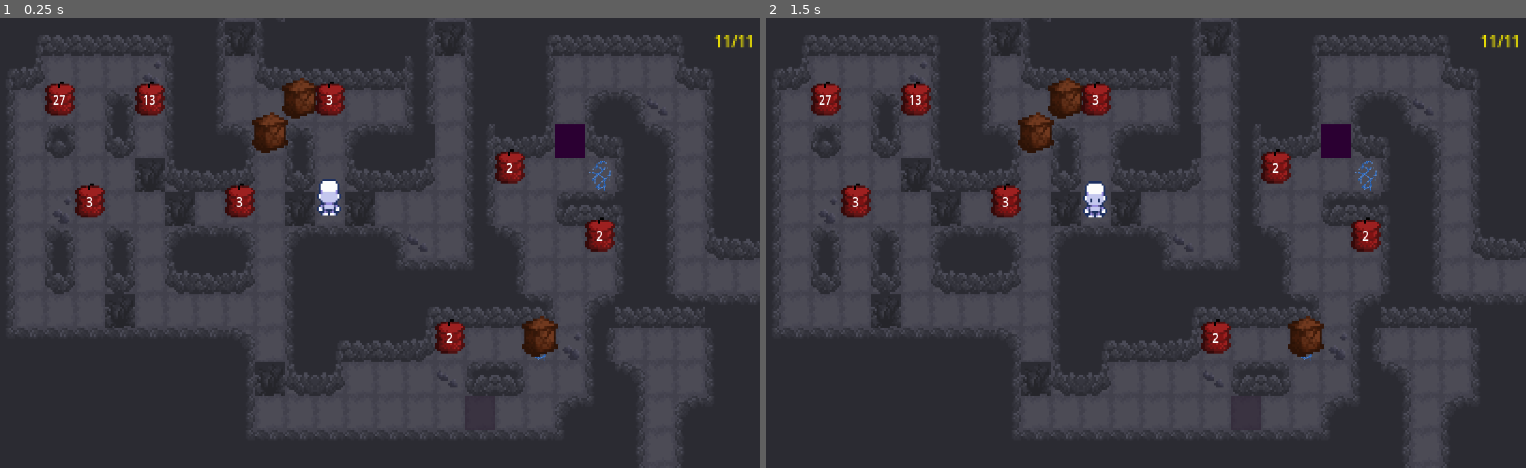
Above: before the commit, frames 1-2 (left to right).
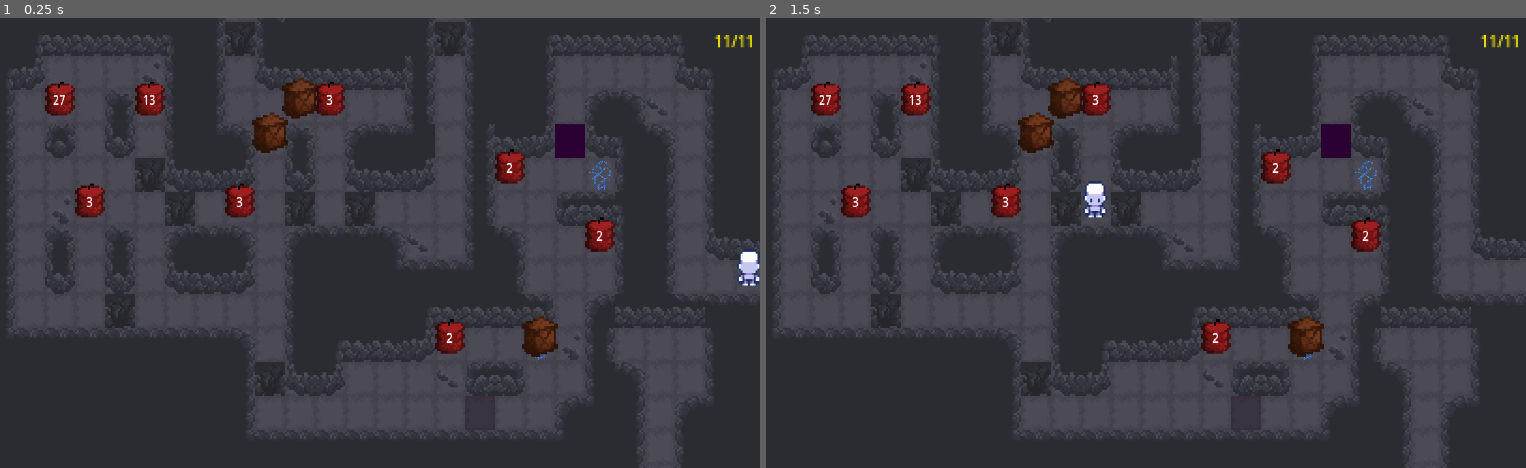
Above: after the commit, the same moments.

Repository: Talisman-J/ExplodingBoxPuzzleGame
Game: Godot game, scene res://scenes/game.tscn
Two runs of this game, one before a commit and one after it. Both use one fixed random seed, a clock stepped at 60 frames per second and the inputs below.
Inputs:
- Up to frame 1 (0.25 s): no input
- Up to frame 2 (1.5 s): tap Enter at 0.5 s; hold D (right) 0.53-1.28 s; hold U (RunCustomSolution) 0.53-1.28 s; tap R (ResetLevel) at 1.25 s; hold S (down) from 1.28 s (still down); tap Z (undo) at 1.35 s

The runs differ from the first frame. In frame 1, 0.4% of the frame differs, in the area x 41-100%, y 35-60%; in frame 2, nothing differs.

Commit message:
Step before attempting to redo how exploding boxes work. Revert to here if messed up beyond repair.

Diff:
--- a/scenes/game.tscn
+++ b/scenes/game.tscn
@@ -232,14 +232,14 @@
 vertical_alignment = 1
 
 [node name="Player" parent="." instance=ExtResource("2_lnu2h")]
-position = Vector2(0, -1)
+position = Vector2(224, 32)
 
 [node name="TileMapLayerWalls" type="TileMapLayer" parent="."]
 show_behind_parent = true
 light_mask = 4
 visibility_layer = 4
 position = Vector2(8, -8)
-tile_map_data = PackedByteArray("AAAJAPv/AAAFAAMAAAD1//v/AQA …(6256 unchanged characters)… DAAAAAAAKAP3/AAADAAAAAAD5//z/AAAEAAAAAAA=")
+tile_map_data = PackedByteArray("AAAJAPv/AAAFAAMAAAD1//v/AQA …(6256 unchanged characters)… DAAAAAAAKAP3/AAADAAAAAAD5//z/AAAEAAAAAAAQAAQAAAAFAAEAAAAUAAIAAAAEAAIAAAA=")
 tile_set = SubResource("TileSet_p57ef")
 
 [node name="TileMapLayerFloor" type="TileMapLayer" parent="TileMapLayerWalls"]
@@ -403,6 +403,18 @@
 [node name="Level3Boxes" type="Node" parent="AllLevels/Level3"]
 
 [node name="Level3ExplodeBox" type="Node" parent="AllLevels/Level3"]
+
+[node name="ExplodeBox" parent="AllLevels/Level3/Level3ExplodeBox" instance=ExtResource("4_p57ef")]
+position = Vector2(272, 48)
+
+[node name="explodingBox" parent="AllLevels/Level3/Level3ExplodeBox/ExplodeBox" index="0"]
+countdown = 5
+
+[node name="ExplodeBox2" parent="AllLevels/Level3/Level3ExplodeBox" instance=ExtResource("4_p57ef")]
+position = Vector2(320, 32)
+
+[node name="explodingBox" parent="AllLevels/Level3/Level3ExplodeBox/ExplodeBox2" index="0"]
+countdown = 2
 
 [node name="Level3WallExplode" type="Node" parent="AllLevels/Level3"]
 
@@ -549,3 +561,5 @@
 [editable path="AllLevels/Level1/Level1WallExplode/ExplodeWall4"]
 [editable path="AllLevels/Level1/Level1DoorPlate/DoorAndPlate2"]
 [editable path="AllLevels/Level2/Level2DoorPlate/DoorAndPlate2"]
+[editable path="AllLevels/Level3/Level3ExplodeBox/ExplodeBox"]
+[editable path="AllLevels/Level3/Level3ExplodeBox/ExplodeBox2"]
--- a/scripts/player.gd
+++ b/scripts/player.gd
@@ -2,7 +2,7 @@
 
 @onready var animation_tree = get_node("AnimationTree")
 
-var currPos = position
+@onready var currPos = position
 var resetPos: Vector2 = position
 
 var input_vector = Vector2.DOWN
